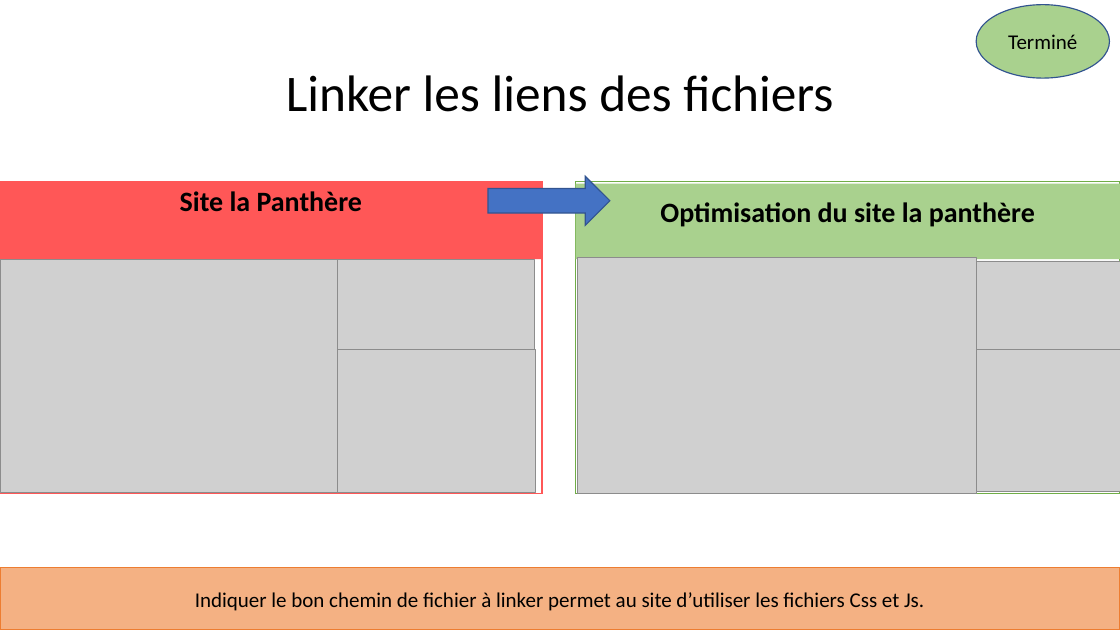
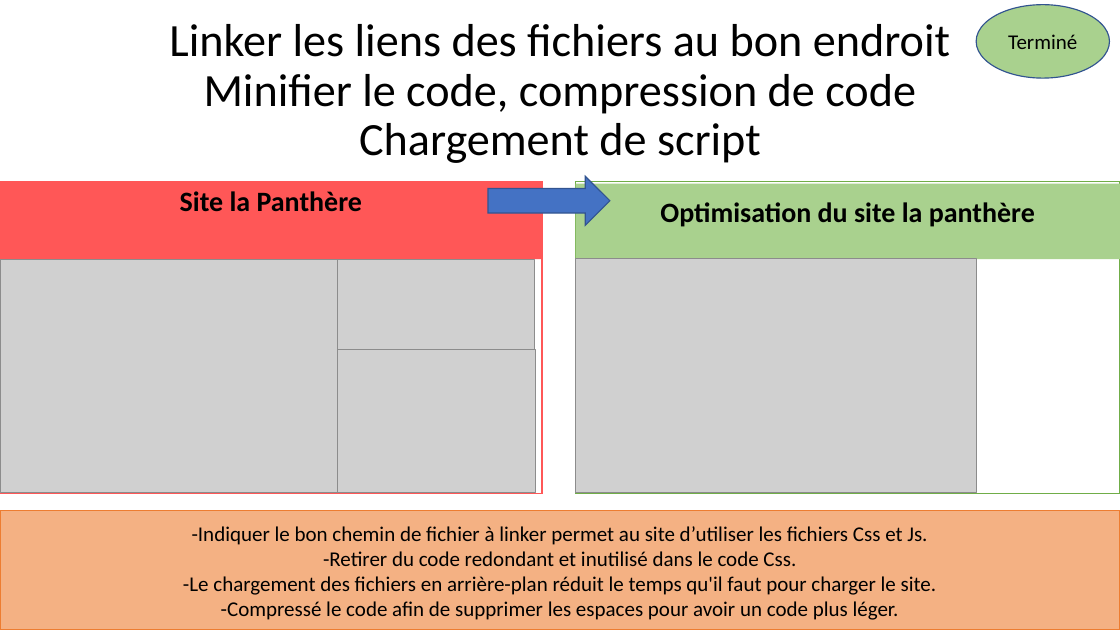
Before and after one commit to LimDavid458/la-panthere-optimise, a slide deck: slide 12 of rapport-seo.pptx (slide 10 before the commit). Drawn at 1120x630 pixels with LibreOffice and Linux fonts; fonts in the diff are those of the drawing; grey boxes stand for pictures. Boxes give left, top, right and bottom in pixels: in the first picture for what was removed or moved away, otherwise in the second. Text is boxed around its words. In the diff, an @@ line names an element or a change of style, - is before the commit and + after.

```diff
--- a/rapport-seo.pptx
+++ b/rapport-seo.pptx
@@ title at bbox=[169, 24, 950, 163]: text changed; size 44 to 39.6 pt @@
-Linker les liens des fichiers
+Linker les liens des fichiers au bon endroit
+Minifier le code, compression de code
+Chargement de script
@@ picture removed at bbox=[976, 261, 1120, 363] @@
@@ picture removed at bbox=[976, 350, 1120, 492] @@
@@ rectangle "-Indiquer le bon chemin de ...": place and size @@
-rectangle "-Indiquer le bon chemin de ..." at bbox=[0, 568, 1120, 630]
+rectangle "-Indiquer le bon chemin de ..." at bbox=[0, 511, 1120, 630]
@@ text in rectangle at bbox=[183, 526, 937, 620]: text changed @@
-Indiquer le bon chemin de fichier à linker permet au site d’utiliser les fichiers Css et Js.
+-Indiquer le bon chemin de fichier à linker permet au site d’utiliser les fichiers Css et Js.
+-Retirer du code redondant et inutilisé dans le code Css.
+-Le chargement des fichiers en arrière-plan réduit le temps qu'il faut pour charger le site.
+-Compressé le code afin de supprimer les espaces pour avoir un code plus léger.
```
Also in this commit, not shown: 5 other slides changed, 4 slides added, 2 other files.
